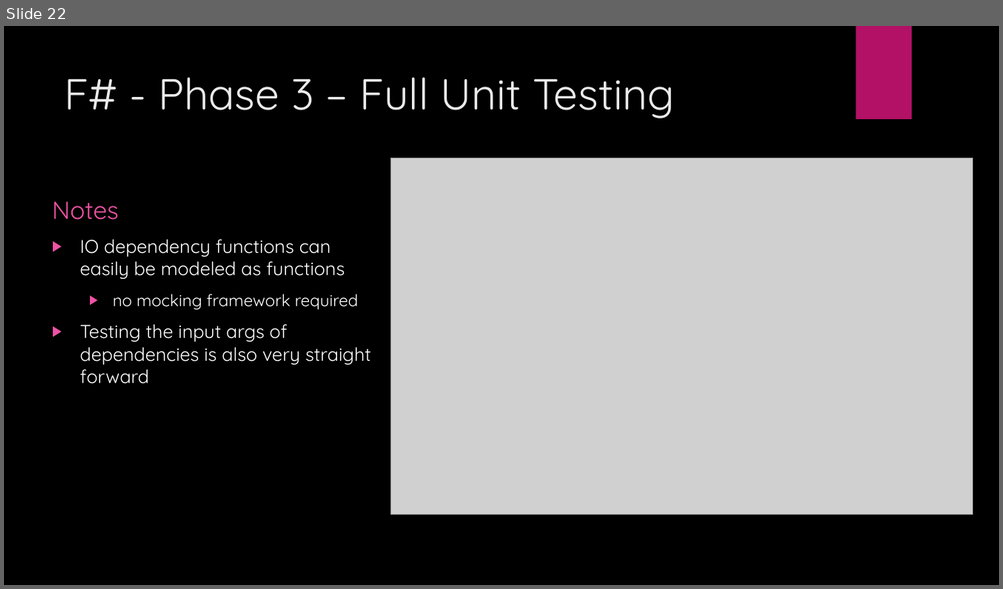
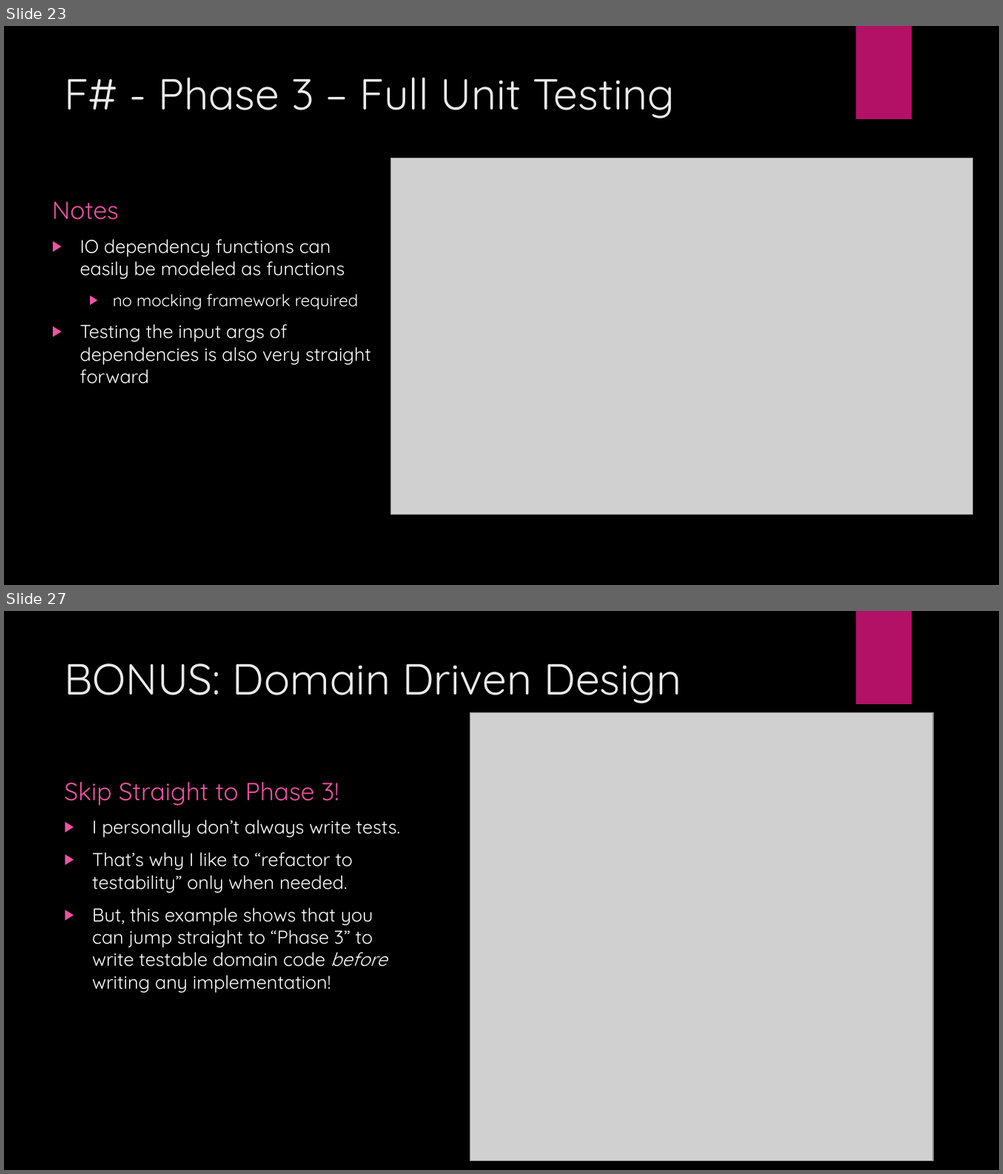
Before and after one commit to JordanMarr/TradeMinderFSharp, a slide deck: TradeMinder F# - C#.pptx. Shown one above the other, each under a label of ours: slide 22 before the commit, slides 23 and 27 after it; the slides between them are not shown. The pictures are 1003x589 and 1003x1174 pixels, drawn with LibreOffice and Linux fonts; fonts in the diff are those of the drawing; grey boxes stand for pictures; background and template pictures are left out. Boxes give left, top, right and bottom in pixels: in the first picture for what was removed or moved away, otherwise in the second. Text is boxed around its words. In the diff, an @@ line names an element or a change of style, - is before the commit and + after.

Commit message:
Added "ShoppingCart" example to code and presentation.

```diff
--- a/TradeMinder F# - C#.pptx
+++ b/TradeMinder F# - C#.pptx
@@ slide 27 added at [4,611,999,1170], background picture (left out); not listed: 1 template element that a slide beside it also shows @@
@@ title added at [64,664,681,703], 42 pt, text #EBEBEB @@
+BONUS: Domain Driven Design
@@ picture added at [469,713,933,1162] @@
@@ ellipse added at [706,748,936,977], fill gradient #9B6BF2 @@
@@ text added at [64,782,339,806], 24 pt, text #EF53A5 @@
+Skip Straight to Phase 3!
@@ text added at [92,820,401,993], 18 pt, text #FFFFFF @@
+▶ I personally don’t always write tests.
+▶ That’s why I like to “refactor to testability” only when needed.
+▶ But, this example shows that you can jump straight to “Phase 3” to write testable domain code before writing any implementation!
@@ what was slide 22 is now slide 23 @@
```
Also in this commit, not shown: 5 other slides added, 3 other files.
